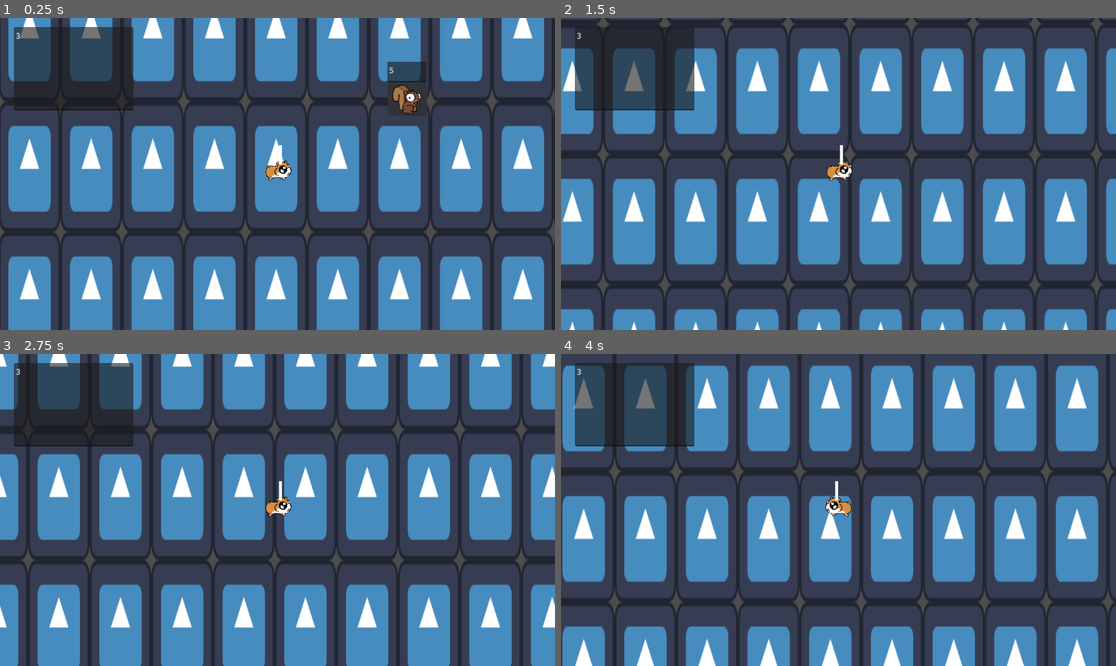
Above: before the commit, frames 1-4 (two rows, left to right).
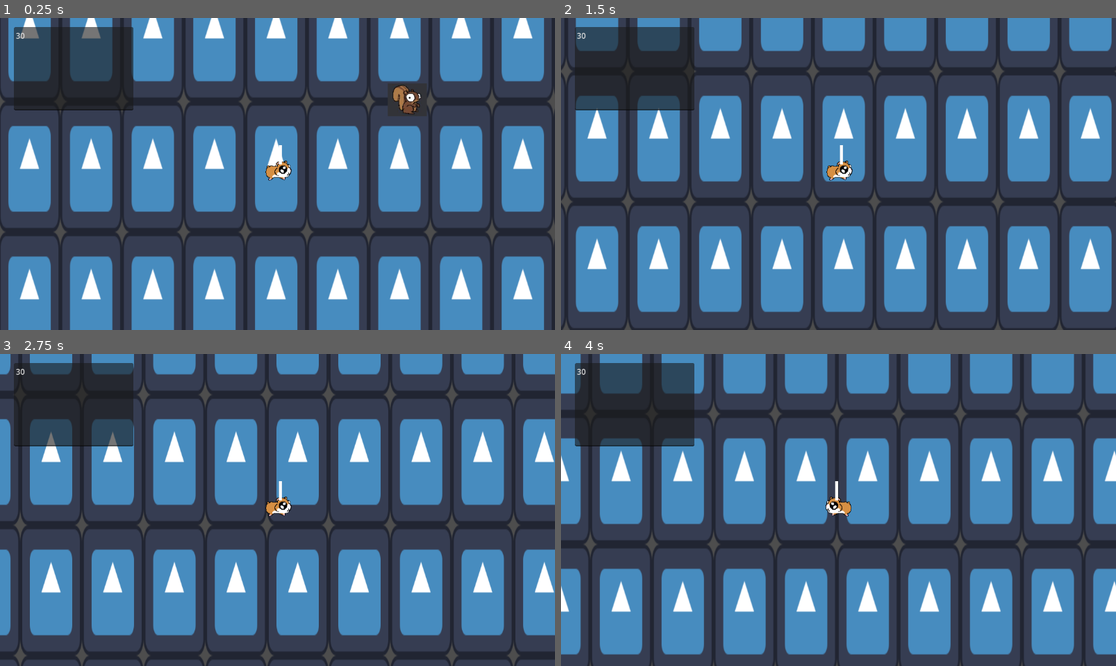
Above: after the commit, the same moments.

Repository: AdrWTHeck/Hamster-game
Game: Godot game, scene res://Scenes/movement_test.tscn
Two runs of this game, one before a commit and one after it. Both use one fixed random seed, a clock stepped at 60 frames per second and the inputs below. The engine's default icon, where the game draws it, is replaced by a stand-in: a white triangle on a blue panel in a dark square.
Inputs (mouse positions are in pixels of both pictures, inside the frame that each line leads up to):
- Up to frame 1 (0.25 s): no input
- Up to frame 2 (1.5 s): tap Enter (ui_accept) at 0.5, 0.77 s; move the mouse to (960, 158) at 0.52 s; hold Right (ui_right) 0.53-1.25 s; hold Alt 0.53-1.25 s; click (960, 158) at 0.67 s; drag from (727, 189) to (860, 170) at 1.27 s
- Up to frame 3 (2.75 s): move the mouse to (333, 441) at 2.02 s; hold Right (ui_right) from 2.03 s (still down); hold Ctrl from 2.03 s (still down)
- Up to frame 4 (4 s): release Right (ui_right) at 2.75 s; release Ctrl at 2.75 s; drag from (810, 572) to (672, 463) at 2.77 s; move the mouse to (1005, 556) at 3.52 s; hold Left (ui_left) from 3.53 s (still down); hold Alt from 3.53 s (still down); tap Enter (ui_accept) at 3.77 s

The runs differ from the first frame. In frame 1, 0.5% of the frame differs, in the area x 3-77%, y 4-21%; in frame 2, 75%, in the area x 0-100%, y 0-100%; in frame 3, 65%; in frame 4, 74%.

Commit message:
Added health and damage
Player takes damage from crashing into a wall. Enemies will take damage and die from sword.

Diff:
--- a/Scenes/bird_enemy.tscn
+++ b/Scenes/bird_enemy.tscn
@@ -1,7 +1,8 @@
-[gd_scene load_steps=5 format=3 uid="uid://phmgtne8cq2v"]
+[gd_scene load_steps=6 format=3 uid="uid://phmgtne8cq2v"]
 
 [ext_resource type="Texture2D" uid="uid://c0qlrp8opp3d0" path="res://Sprites/icon.svg" id="1_045nu"]
 [ext_resource type="Script" path="res://Scripts/bird_enemy.gd" id="1_cp4sd"]
+[ext_resource type="Script" path="res://Scripts/Damageable.gd" id="3_s5g3l"]
 
 [sub_resource type="RectangleShape2D" id="RectangleShape2D_bohep"]
 size = Vector2(117, 120)
@@ -13,21 +14,29 @@
 motion_mode = 1
 script = ExtResource("1_cp4sd")
 
-[node name="Sprite2D" type="Sprite2D" parent="."]
-texture = ExtResource("1_045nu")
-
 [node name="CollisionShape2D" type="CollisionShape2D" parent="."]
 position = Vector2(-0.5, 0)
 shape = SubResource("RectangleShape2D_bohep")
 
-[node name="AttackZone" type="Area2D" parent="."]
+[node name="Direction_Switch" type="Node2D" parent="."]
 
-[node name="CollisionShape2D" type="CollisionShape2D" parent="AttackZone"]
+[node name="Sprite2D" type="Sprite2D" parent="Direction_Switch"]
+texture = ExtResource("1_045nu")
+
+[node name="AttackZone" type="Area2D" parent="Direction_Switch"]
+
+[node name="CollisionShape2D" type="CollisionShape2D" parent="Direction_Switch/AttackZone"]
 position = Vector2(333.5, 300.5)
 shape = SubResource("RectangleShape2D_e1qbu")
 disabled = true
 
-[node name="ColorRect" type="ColorRect" parent="."]
+[node name="ColorRect" type="ColorRect" parent="Direction_Switch"]
 offset_left = 20.0
 offset_right = 40.0
 offset_bottom = 40.0
+
+[node name="RayCast2D" type="RayCast2D" parent="Direction_Switch"]
+target_position = Vector2(89, 0)
+
+[node name="Damageable" type="Node" parent="."]
+script = ExtResource("3_s5g3l")
--- a/Scenes/damage_test.tscn
+++ b/Scenes/damage_test.tscn
@@ -1,8 +1,9 @@
-[gd_scene load_steps=7 format=3 uid="uid://bmji678oom4w7"]
+[gd_scene load_steps=8 format=3 uid="uid://bmji678oom4w7"]
 
 [ext_resource type="Texture2D" uid="uid://c0qlrp8opp3d0" path="res://Sprites/icon.svg" id="1_p1tis"]
 [ext_resource type="PackedScene" uid="uid://b73awtafuget8" path="res://Scenes/player_character.tscn" id="2_l52bs"]
 [ext_resource type="PackedScene" uid="uid://c7fcg4ysegjot" path="res://Scenes/enemy_test.tscn" id="3_2bbw1"]
+[ext_resource type="PackedScene" uid="uid://phmgtne8cq2v" path="res://Scenes/bird_enemy.tscn" id="4_7ls6v"]
 [ext_resource type="PackedScene" uid="uid://b07lvyit002lu" path="res://Scenes/pickup.tscn" id="4_vdbmx"]
 
 [sub_resource type="RectangleShape2D" id="RectangleShape2D_u7ng6"]
@@ -46,18 +47,22 @@
 [node name="Player_Character" parent="." instance=ExtResource("2_l52bs")]
 position = Vector2(-963, -47)
 
+[node name="TextEdit" type="TextEdit" parent="Player_Character"]
+offset_left = -549.0
+offset_top = -298.0
+offset_right = -352.0
+offset_bottom = -154.0
+
 [node name="Camera2D" type="Camera2D" parent="Player_Character"]
-
-[node name="TextEdit" type="TextEdit" parent="Player_Character"]
-offset_left = -545.0
-offset_top = -292.0
-offset_right = -352.0
-offset_bottom = -161.0
 
 [node name="Enemy_test" parent="." instance=ExtResource("3_2bbw1")]
 position = Vector2(-477, -264)
 
+[node name="Bird_enemy" parent="." instance=ExtResource("4_7ls6v")]
+position = Vector2(-1637, -419)
+
 [node name="Pick_Up_Tests" type="Node2D" parent="."]
+position = Vector2(96, -10)
 
 [node name="Pickup" parent="Pick_Up_Tests" instance=ExtResource("4_vdbmx")]
 position = Vector2(-318, -267)
--- a/Scenes/enemy_test.tscn
+++ b/Scenes/enemy_test.tscn
@@ -1,7 +1,8 @@
-[gd_scene load_steps=8 format=3 uid="uid://c7fcg4ysegjot"]
+[gd_scene load_steps=9 format=3 uid="uid://c7fcg4ysegjot"]
 
 [ext_resource type="Script" path="res://Scripts/enemy_test.gd" id="1_inqqj"]
 [ext_resource type="Texture2D" uid="uid://cxehdrd4o10m8" path="res://Sprites/tempEnemy.JPG" id="2_st8gx"]
+[ext_resource type="Script" path="res://Scripts/Damageable.gd" id="3_ehlxy"]
 
 [sub_resource type="RectangleShape2D" id="RectangleShape2D_0jldo"]
 size = Vector2(82, 67)
@@ -46,8 +47,5 @@
 "": SubResource("AnimationLibrary_n1od3")
 }
 
-[node name="Health_points" type="TextEdit" parent="."]
-offset_left = -40.0
-offset_top = -78.0
-offset_right = 41.0
-offset_bottom = -35.0
+[node name="Damageable" type="Node" parent="."]
+script = ExtResource("3_ehlxy")
--- a/Scenes/player_character.tscn
+++ b/Scenes/player_character.tscn
@@ -11,7 +11,7 @@
 
 [sub_resource type="Animation" id="Animation_jxcpv"]
 resource_name = "Player_Test_Attack"
-length = 0.2
+length = 0.5
 step = 0.01
 tracks/0/type = "value"
 tracks/0/imported = false
--- /dev/null
+++ b/Scripts/Damageable.gd
@@ -0,0 +1,11 @@
+extends Node
+
+class_name Damageable
+
+@export var health : float = 20
+
+func hit(damage : int):
+	health -= damage
+
+	if (health <= 0):
+		get_parent().queue_free()
--- a/Scripts/bird_enemy.gd
+++ b/Scripts/bird_enemy.gd
@@ -9,7 +9,8 @@
 
 
 func _ready():
-	$AttackZone.connect("body_entered",_on_body_entered,CONNECT_PERSIST)
+	$Direction_Switch/AttackZone.connect("body_entered",_on_body_entered,CONNECT_PERSIST)
+	$Direction_Switch/RayCast2D.enabled = true
 
 
 func _on_body_entered(body):
@@ -17,6 +18,14 @@
 
 func _physics_process(delta):
 	if direction == Vector2(-1,0):
-		$".".scale.x == -1
+		$Direction_Switch.scale.x = -1
+
+	if direction == Vector2(1,0):
+		$Direction_Switch.scale.x = 1
+
+	if $Direction_Switch/RayCast2D.is_colliding():
+		direction = -direction
+
+
 	velocity.x = direction.x * SPEED
 	move_and_slide()
--- a/Scripts/enemy_test.gd
+++ b/Scripts/enemy_test.gd
@@ -1,14 +1,9 @@
 extends CharacterBody2D
-
-
 
 const SPEED = 200.0
 var direction = Vector2(1,0)
 
 const JUMP_VELOCITY = -400.0
-
-
-var health_points = 5
 
 # Get the gravity from the project settings to be synced with RigidBody nodes.
 var gravity = ProjectSettings.get_setting("physics/2d/default_gravity")
@@ -16,7 +11,6 @@
 	$Direction_Switch/RayCastDown.enabled = true
 
 func _physics_process(delta):
-	$Health_points.text = str(health_points)
 
 	# Add the gravity.
 	if not is_on_floor():
--- a/Scripts/playertest.gd
+++ b/Scripts/playertest.gd
@@ -14,33 +14,51 @@
 var acceleration_timer = 0.0  # Timer for acceleration
 var direction = 0.0
 
-var health_points = 3
+@export var health : int = 30
+
+@export var damage : int = 10
 
 @onready var text_box = $TextEdit #This is the text edit box
 @onready var enemy_test = $"../Enemy_test"
 @onready var animation = $AnimationPlayer
+@onready var ray_cast = $Direction_Switch/RayCast2D
 
 func _ready():
 	$Direction_Switch/AttackZone.connect("body_entered",_on_body_entered,CONNECT_PERSIST)
+	ray_cast.enabled = true
 
 func _on_body_entered(body):
 	if body is CharacterBody2D:
-		health_points -= 1
+		for child in body.get_children():
+			if child is Damageable:
+				child.hit(damage)
+
 
 func _physics_process(delta):
+	#Dead
+	if health <= 0:
+		queue_free()
 
-	text_box.text = str(health_points) #Displays health_points variable
+#Prevents accelerating into a wall, "takes damage" if hitting a wall at speed of 700
+	if ray_cast.is_colliding():
+		is_accelerating = false
+		if speed >= 700:
+			health -= 10
+		if speed >= 1100:
+			health -= 10
+
+	text_box.text = str(health) #Displays health_points variable
 
 	#Displays current velocity in output below when velocity.x is not showing 0
 	if velocity.x != 0:
 		print(velocity.x)
 
 
-
-
 	# Add the gravity.
 	if not is_on_floor():
 		velocity.y += gravity * delta + 1
+
+
 
 	# Handle jump.
 	if Input.is_action_just_pressed("ui_accept") and is_on_floor():
@@ -68,6 +86,7 @@
 			acceleration_timer = 0.0  # Reset acceleration timer
 
 
+
 		velocity.x = direction * speed
 		acceleration_timer += delta
 		if acceleration_timer <= ACCELERATION_TIME:
